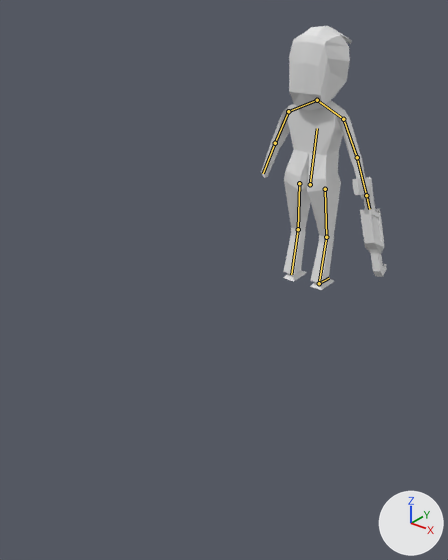
A saved change to the Blender file assets/models/creatures/humanoid.blend.
One viewpoint serves both versions: a 50 mm lens placed at (0.634, -1.105, 0.606), pointed at (0.031, -0.351, 0.138). The lights are fixed; the arrows at lower right show +X, +Y and +Z. The bones that change are drawn over the model as lines.

Objects in the first picture: 'arms', 'hair', 'legs', 'plasmarifle', 'torso'.
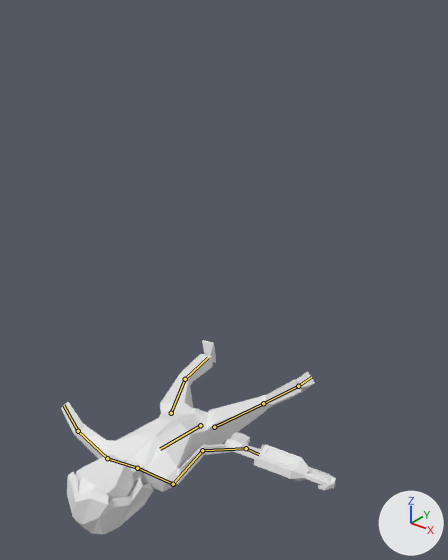
The newer file adds an action. The first version stands in its rest pose; the second is drawn at frame 43 of the action 'die'.

The change, as JSON lines over the scene's bpy script:
```json
{"block": "bone_stomach", "where": "bone_stomach = bpy.data.objects['humanoid'].pose.bones['stomach']"}
{"op": "set", "path": "bone_stomach.location", "old": "(0.0, 0.0, 0.0)", "new": "(0.0, -0.438, -0.303)"}
{"op": "set", "path": "bone_stomach.rotation_quaternion", "old": "(1.0, 0.0, 0.0, 0.0)", "new": "(0.721, -0.693, 0.0, 0.0)", "note": "degrees (0, 0, 0) -> degrees (-88, 0, 0)"}
{"block": "bone_shoulder_r", "where": "bone_shoulder_r = bpy.data.objects['humanoid'].pose.bones['shoulder.r']  # child of 'chest'"}
{"op": "set", "path": "bone_shoulder_r.rotation_quaternion", "old": "(1.0, 0.0, 0.0, 0.0)", "new": "(0.996, -0.066, 0.028, -0.058)", "note": "degrees (0, 0, 0) -> degrees (-8, 3, -7)"}
{"block": "bone_arm_up_r", "where": "bone_arm_up_r = bpy.data.objects['humanoid'].pose.bones['arm_up.r']  # child of 'shoulder.r'"}
{"op": "set", "path": "bone_arm_up_r.rotation_quaternion", "old": "(1.0, 0.0, 0.0, 0.0)", "new": "(0.888, 0.08, 0.342, 0.297)", "note": "degrees (0, 0, 0) -> degrees (25, 34, 45)"}
{"block": "bone_arm_low_r", "where": "bone_arm_low_r = bpy.data.objects['humanoid'].pose.bones['arm_low.r']  # child of 'arm_up.r'"}
{"op": "set", "path": "bone_arm_low_r.rotation_quaternion", "old": "(1.0, 0.0, 0.0, 0.0)", "new": "(0.897, 0.217, 0.089, -0.375)", "note": "degrees (0, 0, 0) -> degrees (20, 19, -42)"}
{"block": "bone_hand_r", "where": "bone_hand_r = bpy.data.objects['humanoid'].pose.bones['hand.r']  # child of 'arm_low.r'"}
{"op": "set", "path": "bone_hand_r.rotation_quaternion", "old": "(1.0, 0.0, 0.0, 0.0)", "new": "(0.941, 0.284, 0.086, -0.162)", "note": "degrees (0, 0, 0) -> degrees (32, 15, -15)"}
{"block": "bone_shoulder_l", "where": "bone_shoulder_l = bpy.data.objects['humanoid'].pose.bones['shoulder.l']  # child of 'chest'"}
{"op": "set", "path": "bone_shoulder_l.rotation_quaternion", "old": "(1.0, 0.0, 0.0, 0.0)", "new": "(0.96, -0.046, -0.041, 0.272)", "note": "degrees (0, 0, 0) -> degrees (-6, -3, 32)"}
{"block": "bone_arm_up_l", "where": "bone_arm_up_l = bpy.data.objects['humanoid'].pose.bones['arm_up.l']  # child of 'shoulder.l'"}
{"op": "set", "path": "bone_arm_up_l.rotation_quaternion", "old": "(1.0, 0.0, 0.0, 0.0)", "new": "(0.934, 0.184, 0.073, 0.298)", "note": "degrees (0, 0, 0) -> degrees (23, 2, 36)"}
{"block": "bone_arm_low_l", "where": "bone_arm_low_l = bpy.data.objects['humanoid'].pose.bones['arm_low.l']  # child of 'arm_up.l'"}
{"op": "set", "path": "bone_arm_low_l.rotation_quaternion", "old": "(1.0, 0.0, 0.0, 0.0)", "new": "(0.957, -0.032, 0.235, -0.169)", "note": "degrees (0, 0, 0) -> degrees (-9, 26, -22)"}
{"block": "bone_leg_up_r", "where": "bone_leg_up_r = bpy.data.objects['humanoid'].pose.bones['leg_up.r']"}
{"op": "set", "path": "bone_leg_up_r.location", "old": "(0.0, 0.0, 0.0)", "new": "(0.4, 0.337, -0.018)"}
{"op": "set", "path": "bone_leg_up_r.rotation_quaternion", "old": "(1.0, 0.0, 0.0, 0.0)", "new": "(0.687, 0.144, 0.14, 0.699)", "note": "degrees (0, 0, 0) -> degrees (23, -1, 91)"}
{"block": "bone_leg_low_r", "where": "bone_leg_low_r = bpy.data.objects['humanoid'].pose.bones['leg_low.r']  # child of 'leg_up.r'"}
{"op": "set", "path": "bone_leg_low_r.rotation_quaternion", "old": "(1.0, 0.0, 0.0, 0.0)", "new": "(0.94, -0.105, 0.324, -0.006)", "note": "degrees (0, 0, 0) -> degrees (-15, 37, -6)"}
{"block": "bone_foot_r", "where": "bone_foot_r = bpy.data.objects['humanoid'].pose.bones['foot.r']  # child of 'leg_low.r'"}
{"op": "set", "path": "bone_foot_r.rotation_quaternion", "old": "(1.0, 0.0, 0.0, 0.0)", "new": "(0.998, 0.001, 0.0, -0.07)", "note": "degrees (0, 0, 0) -> degrees (0, 0, -8)"}
{"block": "bone_leg_up_l", "where": "bone_leg_up_l = bpy.data.objects['humanoid'].pose.bones['leg_up.l']"}
{"op": "set", "path": "bone_leg_up_l.location", "old": "(0.0, 0.0, 0.0)", "new": "(-0.424, 0.333, 0.011)"}
{"op": "set", "path": "bone_leg_up_l.rotation_quaternion", "old": "(1.0, 0.0, 0.0, 0.0)", "new": "(0.705, 0.139, -0.204, -0.665)", "note": "degrees (0, 0, 0) -> degrees (28, -6, -88)"}
{"block": "bone_leg_low_l", "where": "bone_leg_low_l = bpy.data.objects['humanoid'].pose.bones['leg_low.l']  # child of 'leg_up.l'"}
{"op": "set", "path": "bone_leg_low_l.rotation_quaternion", "old": "(1.0, 0.0, 0.0, 0.0)", "new": "(0.991, -0.107, 0.04, -0.069)", "note": "degrees (0, 0, 0) -> degrees (-13, 4, -8)"}
```

Boxes [x1, y1, x2, y2] around the edits, measured in the pictures (448 x 560 px):
```json
{"object": "torso", "change": "posed", "before": [283, 100, 350, 192], "after": [106, 403, 217, 492], "on screen": "65% wider"}
{"object": "legs", "change": "posed", "before": [283, 180, 341, 290], "after": [160, 340, 315, 444], "on screen": "164% wider"}
{"object": "hair", "change": "posed", "before": [289, 26, 352, 110], "after": [67, 472, 153, 534]}
{"object": "plasmarifle", "change": "posed", "before": [353, 177, 387, 277], "after": [225, 432, 336, 491], "on screen": "220% wider, 41% shorter"}
{"object": "arms", "change": "posed", "before": [261, 112, 367, 199], "after": [61, 402, 248, 484], "on screen": "76% wider"}
{"object": "head", "change": "posed", "after": [75, 455, 143, 502], "on screen": "not visible before"}
{"bone": "stomach", "before": "(310, 184) to (317, 128)", "after": "(200, 425) to (160, 449)"}
{"bone": "shoulder.r", "before": "(317, 100) to (343, 119)", "after": "(137, 468) to (173, 484)"}
{"bone": "arm_up.r", "before": "(343, 119) to (357, 157)", "after": "(173, 484) to (202, 450)"}
{"bone": "arm_low.r", "before": "(357, 157) to (366, 195)", "after": "(202, 450) to (246, 448)"}
{"bone": "hand.r", "before": "(366, 195) to (369, 209)", "after": "(246, 448) to (259, 454)"}
{"bone": "shoulder.l", "before": "(317, 100) to (288, 111)", "after": "(137, 468) to (107, 458)"}
{"bone": "arm_up.l", "before": "(288, 111) to (275, 143)", "after": "(107, 458) to (78, 431)"}
{"bone": "arm_low.l", "before": "(275, 143) to (263, 173)", "after": "(78, 431) to (63, 405)"}
{"bone": "leg_up.r", "before": "(325, 189) to (326, 237)", "after": "(214, 427) to (263, 403)"}
{"bone": "leg_low.r", "before": "(326, 237) to (319, 283)", "after": "(263, 403) to (298, 386)"}
{"bone": "foot.r", "before": "(319, 283) to (329, 278)", "after": "(298, 386) to (311, 377)"}
{"bone": "leg_up.l", "before": "(299, 183) to (298, 229)", "after": "(171, 413) to (185, 379)"}
{"bone": "leg_low.l", "before": "(298, 229) to (291, 274)", "after": "(185, 379) to (208, 357)"}
```
